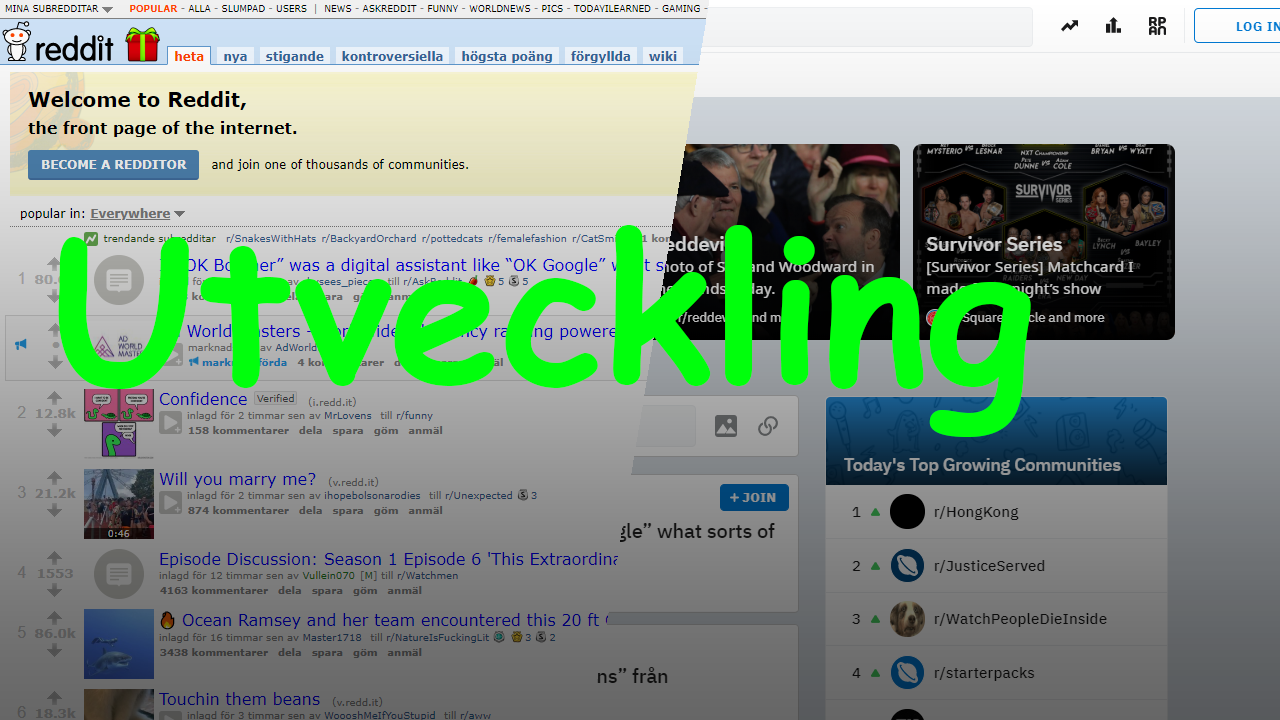
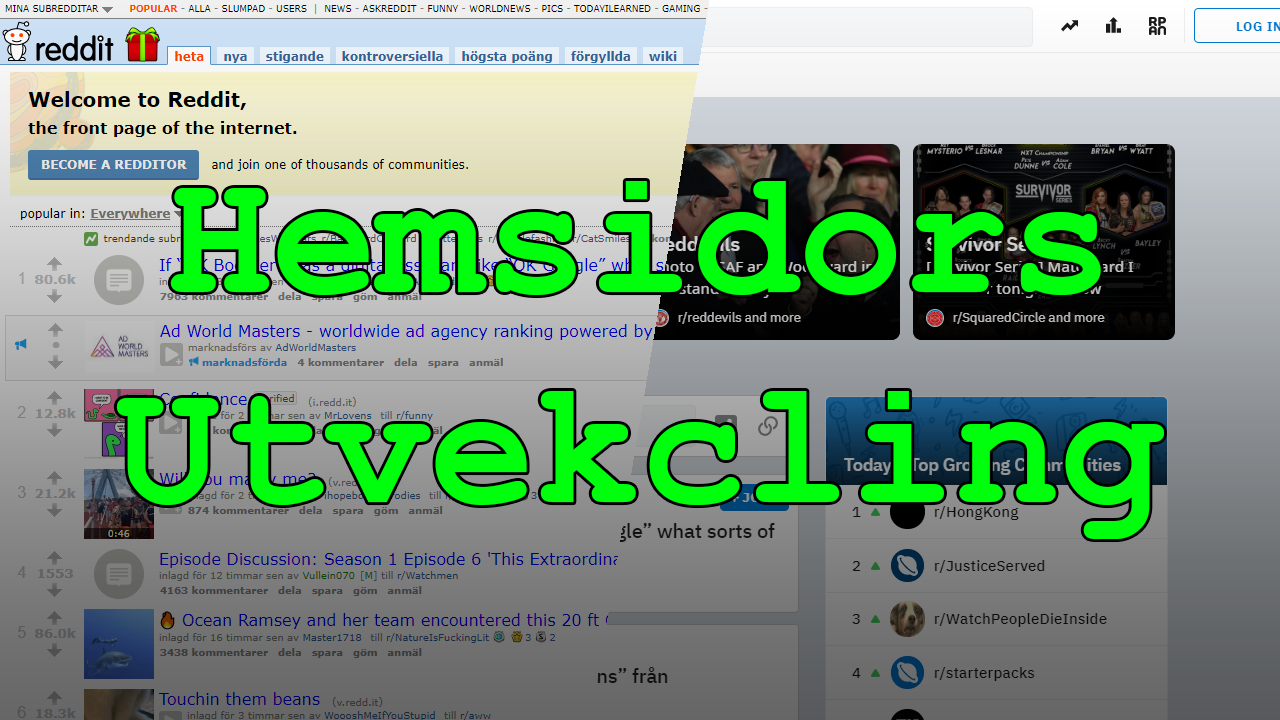
Comparing the layer stacks of the two 1280px x 720px images. Changes:
renamed "Utveckling" to "Hemsidors Utvekcling", painted on it over [58, 181, 1164, 539]
